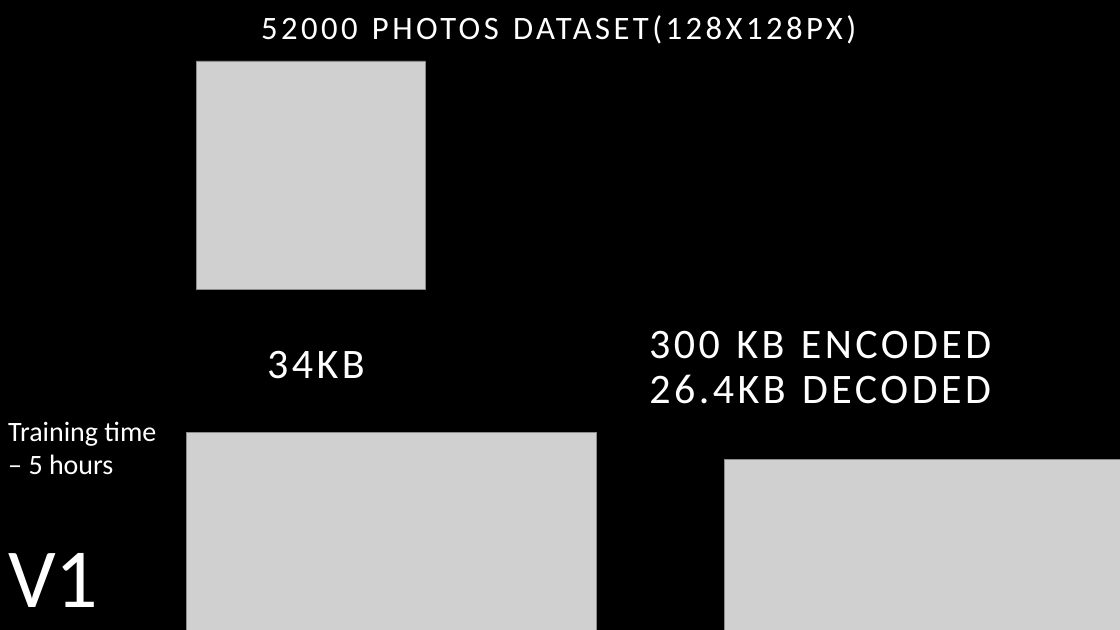
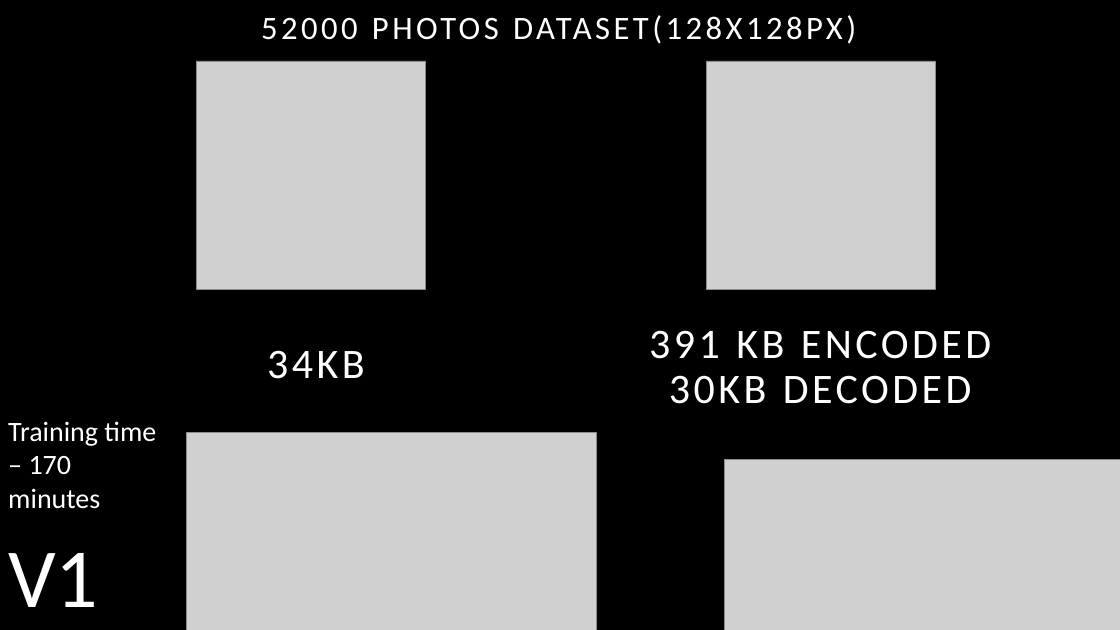
Before and after one commit to Heigen007/ai_photo_enhanse_python, a slide deck: slide 13 of ai_compression_project.pptx. Drawn at 1120x630 pixels with LibreOffice and Linux fonts; fonts in the diff are those of the drawing; grey boxes stand for pictures. Boxes give left, top, right and bottom in pixels: in the first picture for what was removed or moved away, otherwise in the second. Text is boxed around its words. In the diff, an @@ line names an element or a change of style, - is before the commit and + after.

```diff
--- a/ai_compression_project.pptx
+++ b/ai_compression_project.pptx
@@ picture added at (707, 61, 936, 290) @@
@@ text at (649, 330, 991, 404): text changed @@
-300 KB ENCODED
-26.4KB DECODED
+391 KB ENCODED
+30KB DECODED
@@ text at (8, 421, 156, 509): text changed @@
-Training time – 5 hours
+Training time – 170 minutes
```
Also in this commit, not shown: 4 other slides changed, 9 other files.
